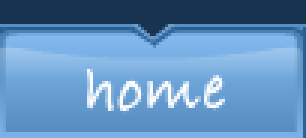
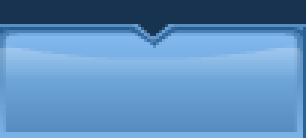
Layers edited between the first and the second 306×138 image:
hid "home#1" over box(84, 69, 225, 114)
